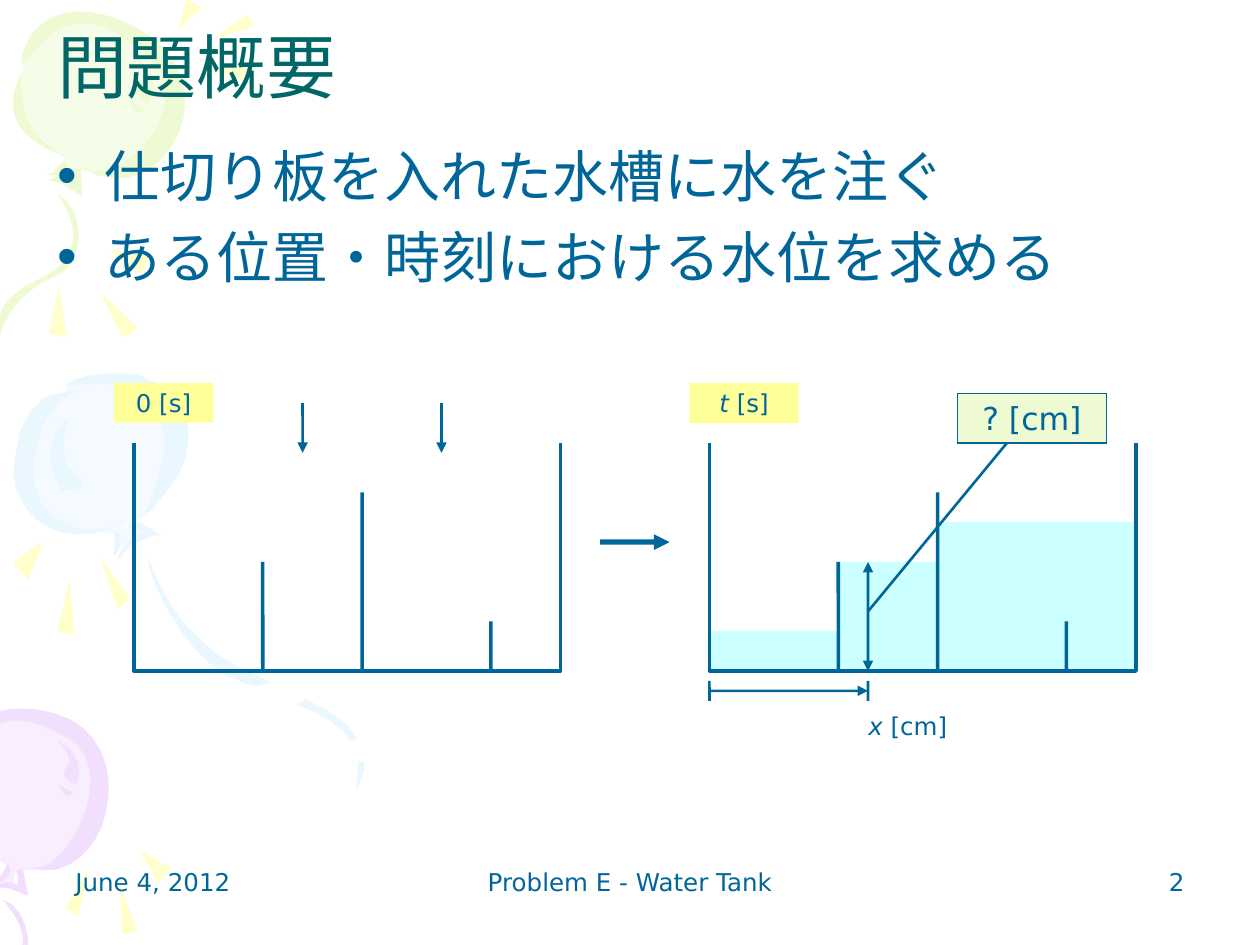
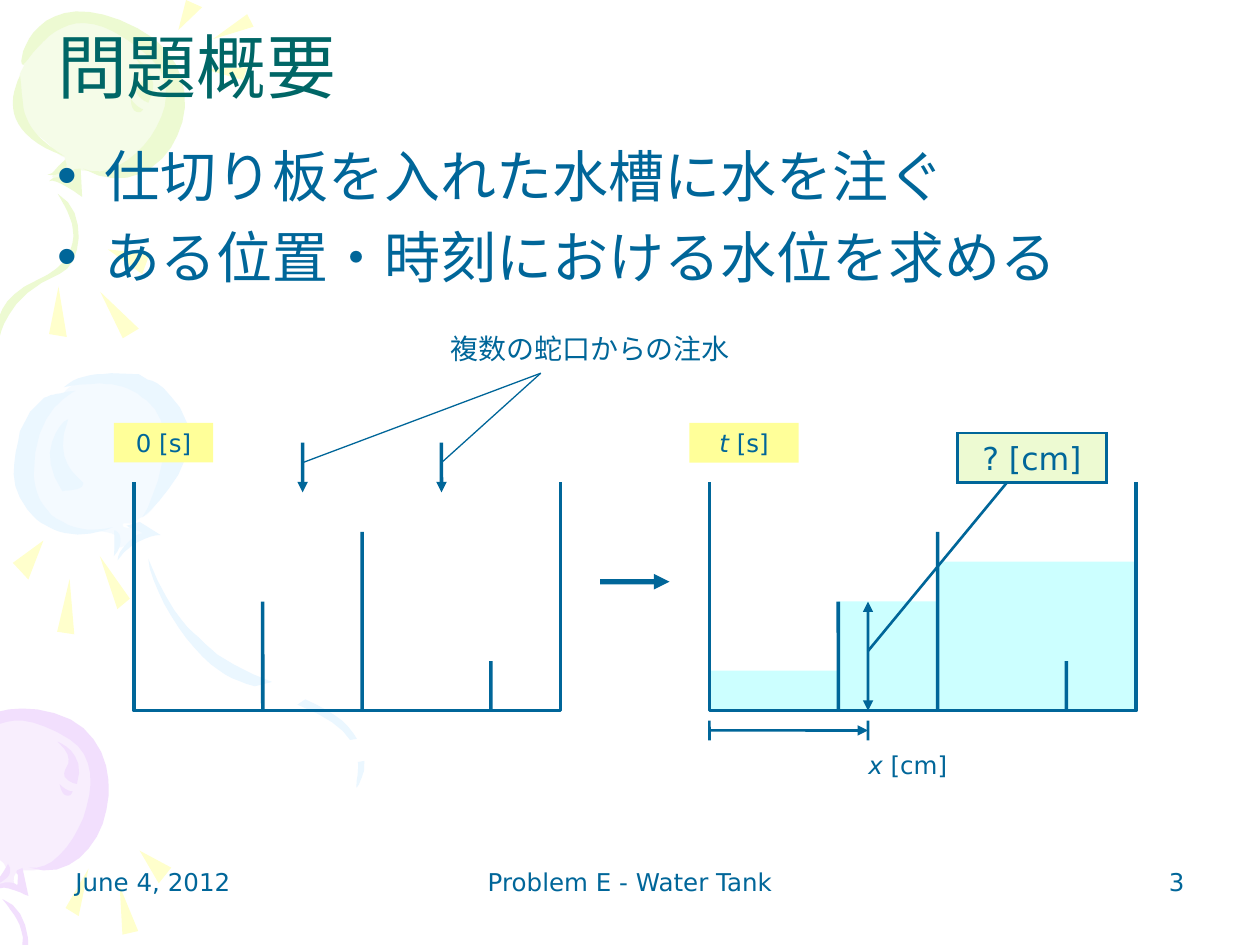
Before and after one commit to ProgrammingContestants/ProgrammingContestTraining, a slide deck: slide 3 of slides/010_EF_WaterTank.ppt (slide 2 before the commit). Drawn at 1260x945 pixels with LibreOffice and Linux fonts; fonts in the diff are those of the drawing. Boxes give left, top, right and bottom in pixels: in the first picture for what was removed or moved away, otherwise in the second. Text is boxed around its words. In the diff, an @@ line names an element or a change of style, - is before the commit and + after.

```diff
--- a/slides/010_EF_WaterTank.ppt
+++ b/slides/010_EF_WaterTank.ppt
@@ text added at <box>451,335,730,362</box>, 16 pt, text #006699 @@
+複数の蛇口からの注水
@@ line added from (302, 462) to (541, 373), #006699 0.74 pt @@
@@ line added from (441, 462) to (541, 373), #006699 0.74 pt @@
@@ arrow (302, 442) - (302, 493): stroke #006699 1.5 pt to #006699 2.01 pt @@
@@ 9 lines, 6 rectangles, 4 arrows, 2 freeform shapes, 1 text, 1 double arrow: place and size @@
-9 lines, 6 rectangles, 4 arrows, 2 freeform shapes, 1 text, 1 double arrow at <box>113,383,1137,739</box>
+9 lines, 6 rectangles, 4 arrows, 2 freeform shapes, 1 text, 1 double arrow at <box>113,423,1137,778</box>
@@ arrow (441, 442) - (441, 493): stroke #006699 1.5 pt to #006699 2.01 pt @@
@@ rectangle "? [cm]" at <box>958,433,1106,483</box>: outline #006699 0.74 pt to #006699 1.5 pt @@
@@ page number at <box>1169,873,1185,892</box>: text changed @@
-2
+3
```
Also in this commit, not shown: 1 other slide changed, 1 slide added, 1 other file.
